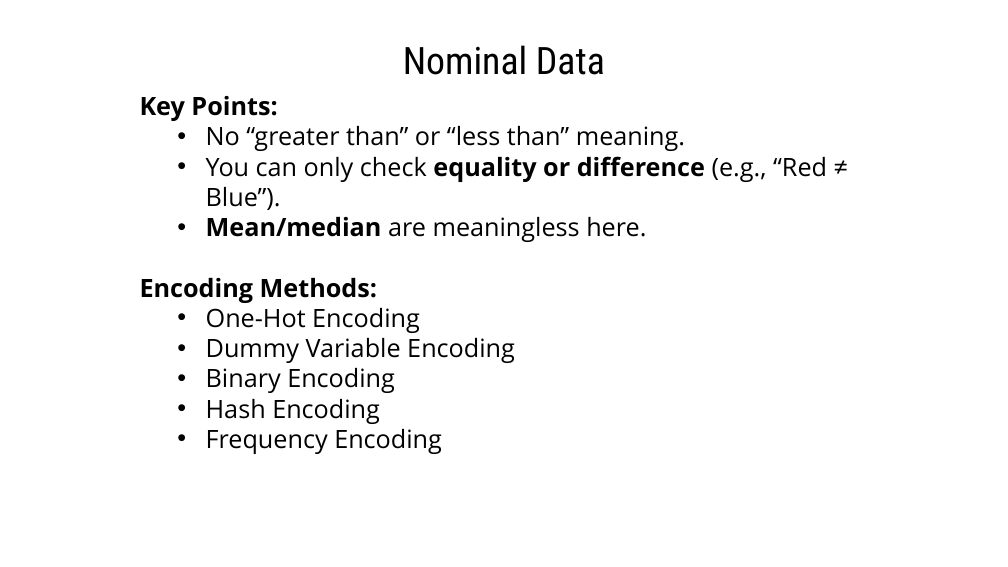
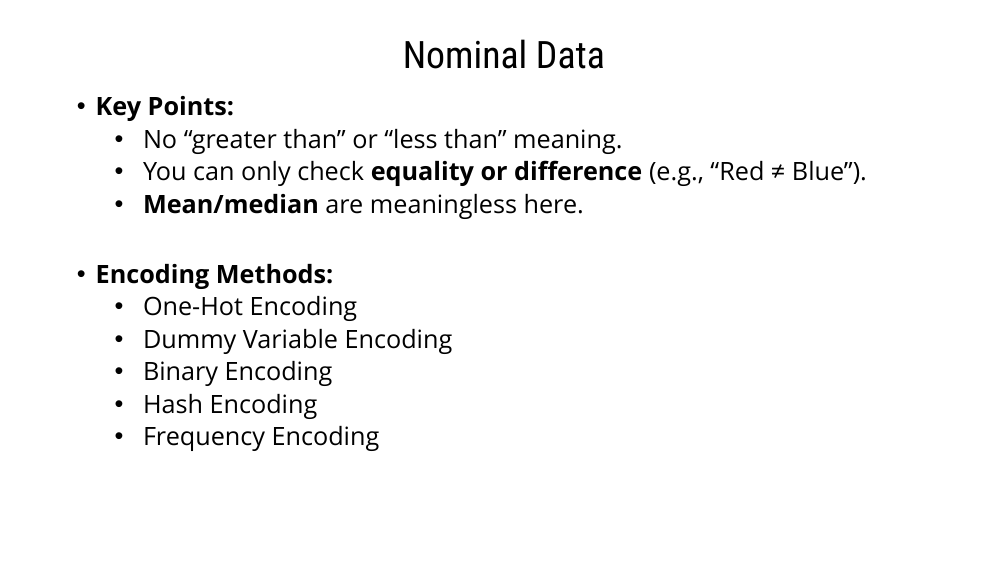
Before and after one commit to gmrr40058/data-science-ml-python-ostad, a slide deck: slide 5 of My Note and Practice/Text to Numerical Data Conversion/Categorical(Text to Numeric) data conversion-CTtN/Categorical Data.pptx (slide 4 before the commit). Drawn at 1008x567 pixels with LibreOffice and Linux fonts; fonts in the diff are those of the drawing. Boxes give left, top, right and bottom in pixels: in the first picture for what was removed or moved away, otherwise in the second. Text is boxed around its words. In the diff, an @@ line names an element or a change of style, - is before the commit and + after.

Commit message:
Slide titles have been added.

```diff
--- a/My Note and Practice/Text to Numerical Data Conversion/Categorical(Text to Numeric) data conversion-CTtN/Categorical Data.pptx
+++ b/My Note and Practice/Text to Numerical Data Conversion/Categorical(Text to Numeric) data conversion-CTtN/Categorical Data.pptx
@@ title "Nominal Data" at (x1=403, y1=39, x2=605, y2=69): line spacing 1 to 0.9; vertical alignment top to middle @@
@@ text "Key Points:" moved from (x1=140, y1=96, x2=827, y2=454) to (x1=96, y1=96, x2=867, y2=451) @@
@@ text "Key Points:" at (x1=96, y1=96, x2=867, y2=451): bullet none to •; line spacing 1 to 0.9; more space between paragraphs @@
```
Also in this commit, not shown: 7 other slides changed, 4 slides added, 17 slides removed.
